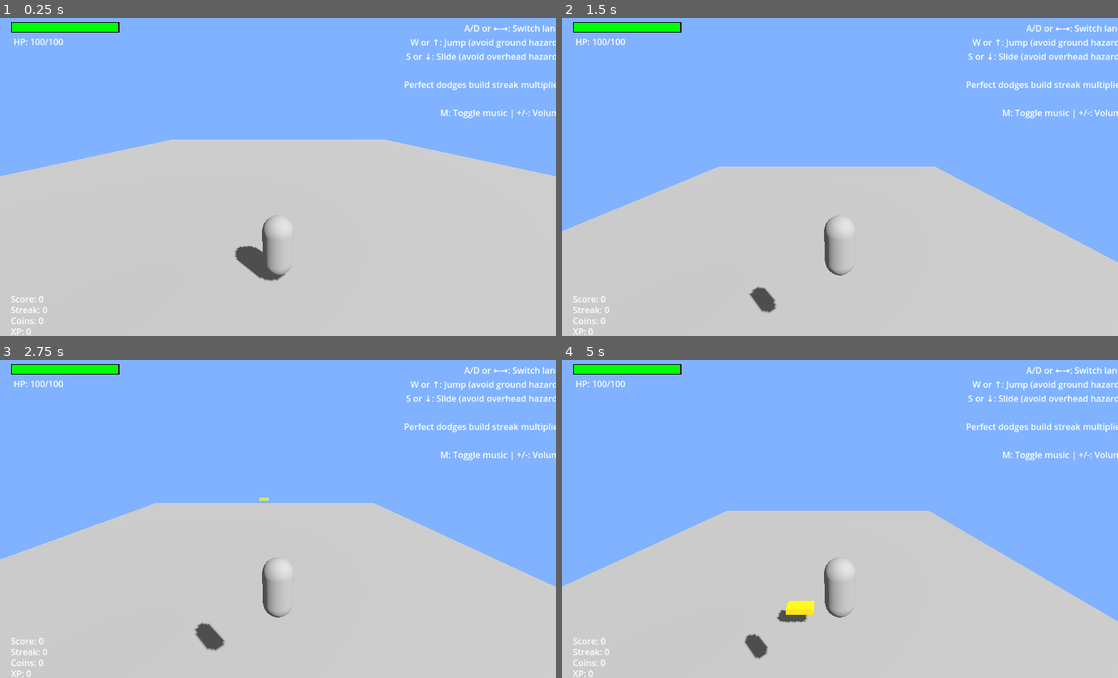
Above: before the commit, frames 1-4 (two rows, left to right).
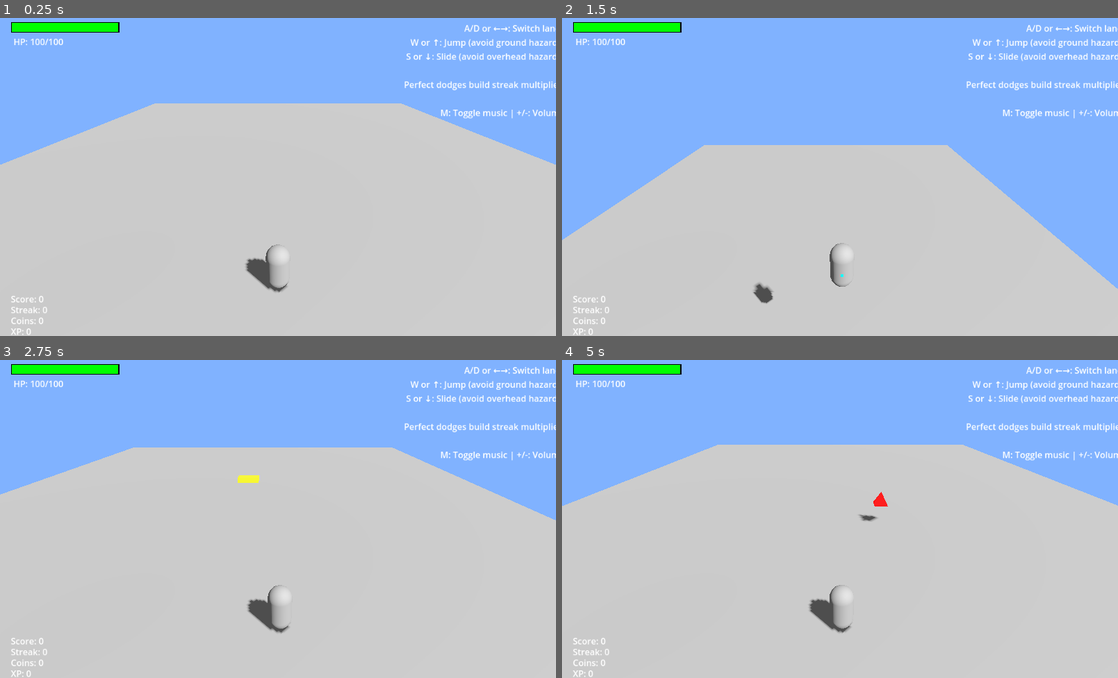
Above: after the commit, the same moments.

Repository: pnixon/godot-endless-runner-3d
Game: Godot game, scene res://Main3D.tscn
The game is run twice, just before and just after one commit, with the same random seed, the same clock (stepped at 60 frames per second) and the same inputs. Sound files missing from this copy of the repository are replaced by a short silence.
Inputs:
- Up to frame 1 (0.25 s): no input
- Up to frame 2 (1.5 s): tap Enter at 0.5 s; hold D (move_right) 0.53-1.28 s; hold Shift (slide) 0.53-1.28 s; tap Space (hop) at 0.77 s; hold S (move_backward) from 1.28 s (still down); tap E (attack) at 1.35 s
- Up to frame 3 (2.75 s): tap Space (hop) at 1.52 s; tap Shift (slide) at 1.55 s; release S (move_backward) at 2.03 s; hold D (move_right) from 2.03 s (still down); hold Shift (slide) from 2.03 s (still down)
- Up to frame 4 (5 s): release D (move_right) at 2.78 s; release Shift (slide) at 2.78 s; hold W (move_forward) 2.78-3.53 s; tap H at 2.85 s; tap Space (hop) at 3.02, 3.77, 4.52 s; tap Shift (slide) at 3.05, 4.55 s; hold Shift (slide) 3.53-4.28 s; hold A (move_left) from 3.53 s (still down); tap T at 3.6 s; tap Y at 4.35 s

The runs differ from the first frame. In frame 1, 10% of the frame differs, in the area x 0-100%, y 26-87%; in frame 2, 5.8%; in frame 3, 20%; in frame 4, 26%, in the area x 0-100%, y 26-95%.

Commit message:
MAJOR: Make gameplay ultra-crunchy and responsive
Camera Improvements:
- Raised camera to (0, 8, 8) for better overview
- Steeper angle (-25°) for more dramatic perspective
- Tighter FOV (65°) for focused action view

Movement Crunchiness:
- INSTANT lateral movement - no lerping, immediate snapping
- Reduced movement cooldown to 0.08s for rapid inputs
- Faster movement speed (35.0) for snappy transitions
- Enhanced visual feedback with screen shake and particles

Jump Physics Overhaul:
- Higher jump velocity (18.0) for more responsive jumps
- Double gravity (2x) for less floaty feel
- Extra falling gravity (1.5x multiplier) for quick landings
- Shorter jump duration (0.5s) for snappier actions

Gameplay Intensity:
- Faster hazard speed (22.0) for intense dodging
- Reduced spawn interval (1.8s) for constant action
- Closer spawn distance (45.0) for immediate threats
- Faster difficulty ramp (every 7s, minimum 0.6s intervals)
- More frequent enemy encounters (12s base, 6s minimum)

Visual Effects:
- Screen shake on movement for tactile feedback
- Particle effects for movement confirmation
- Crunchy sound effect system (framework)
- Enhanced movement feedback system

The game now feels much more responsive and arcade-like!

Diff:
--- a/EnhancedObstacle3D.gd
+++ b/EnhancedObstacle3D.gd
@@ -1,7 +1,7 @@
 extends Area3D
 
-# Movement speed (towards player)
-const SPEED = 15.0
+# Movement speed (towards player) - INCREASED for crunchy gameplay
+const SPEED = 22.0  # Much faster hazards for intense action
 
 # Visual components
 var mesh_instance: MeshInstance3D
--- a/GameManager3D.gd
+++ b/GameManager3D.gd
@@ -27,23 +27,23 @@
 enum GameMode { RUNNER, COMBAT }
 var current_mode = GameMode.RUNNER
 
-# Spawning system
+# Spawning system - CRUNCHY SETTINGS
 var obstacle_spawn_timer = 0.0
-var base_spawn_interval = 2.5  # Slightly slower for 3D
+var base_spawn_interval = 1.8  # Faster spawning for intense action
 var current_spawn_interval = base_spawn_interval
 var difficulty_timer = 0.0
 var distance_traveled = 0.0
 
 # 3D Spawning positions
-const SPAWN_DISTANCE = 50.0  # How far ahead to spawn obstacles
+const SPAWN_DISTANCE = 45.0  # Closer spawn distance for more intense action
 const LANE_POSITIONS = [-3.0, 0.0, 3.0]  # X positions for lanes
 const ROW_POSITIONS = [-8.0, -5.0, -2.0, 1.0]  # Z positions for rows
 
-# Enemy spawning system
+# Enemy spawning system - MORE FREQUENT
 var enemy_spawn_timer = 0.0
-var base_enemy_spawn_interval = 15.0  # Base time between enemy encounters (seconds)
-var min_enemy_spawn_interval = 8.0    # Minimum time between encounters
-var enemy_spawn_distance_threshold = 200.0  # Minimum distance before first enemy
+var base_enemy_spawn_interval = 12.0  # More frequent enemy encounters
+var min_enemy_spawn_interval = 6.0    # Minimum time between encounters
+var enemy_spawn_distance_threshold = 150.0  # Closer distance threshold
 var last_enemy_spawn_distance = 0.0
 
 # Combat system
@@ -200,11 +200,11 @@
 	# Update biome based on distance
 	update_biome()
 
-	# Increase difficulty over time
-	if difficulty_timer >= 10.0:  # Every 10 seconds
-		current_spawn_interval = max(1.0, current_spawn_interval - 0.05)  # Minimum 1 second
+	# Increase difficulty over time - FASTER RAMP UP
+	if difficulty_timer >= 7.0:  # Every 7 seconds (was 10)
+		current_spawn_interval = max(0.6, current_spawn_interval - 0.08)  # Faster decrease, lower minimum
 		difficulty_timer = 0.0
-		print("Difficulty increased! Spawn interval: ", current_spawn_interval)
+		print("CRUNCHY difficulty increased! Spawn interval: ", current_spawn_interval)
 
 	# Spawn regular hazards
 	if obstacle_spawn_timer >= current_spawn_interval:
--- a/Main3D.tscn
+++ b/Main3D.tscn
@@ -54,8 +54,8 @@
 shape = SubResource("BoxShape3D_1")
 
 [node name="Camera3D" type="Camera3D" parent="Player"]
-transform = Transform3D(1, 0, 0, 0, 0.866025, 0.5, 0, -0.5, 0.866025, 0, 3, 5)
-fov = 75.0
+transform = Transform3D(1, 0, 0, 0, 0.766044, 0.642788, 0, -0.642788, 0.766044, 0, 8, 8)
+fov = 65.0
 
 [node name="WorldEnvironment" type="WorldEnvironment" parent="."]
 environment = SubResource("Environment_1")
--- a/Player3D.gd
+++ b/Player3D.gd
@@ -7,10 +7,10 @@
 signal coin_collected
 signal xp_collected
 
-# 3D Movement constants
-const SPEED = 8.0
-const JUMP_VELOCITY = 12.0
-const SLIDE_VELOCITY = -8.0
+# 3D Movement constants - CRUNCHY SETTINGS
+const SPEED = 12.0  # Faster base speed
+const JUMP_VELOCITY = 18.0  # Higher initial jump velocity
+const SLIDE_VELOCITY = -12.0  # Faster slide
 
 # Lane positions (X coordinates)
 const LANE_POSITIONS = [-3.0, 0.0, 3.0]  # Left, Center, Right lanes
@@ -27,11 +27,11 @@
 var is_sliding = false
 var jump_timer = 0.0
 var slide_timer = 0.0
-const JUMP_DURATION = 0.8
-const SLIDE_DURATION = 0.6
-
-# Movement smoothing
-var movement_speed = 15.0
+const JUMP_DURATION = 0.5  # Shorter jump duration for snappier feel
+const SLIDE_DURATION = 0.4  # Shorter slide for snappier feel
+
+# Movement smoothing - CRUNCHY SETTINGS
+var movement_speed = 35.0  # Much faster lateral movement
 var original_y_position = 1.0  # Ground level
 
 # Health system
@@ -40,9 +40,9 @@
 var health_bar: ColorRect
 var health_bg: ColorRect
 
-# Movement cooldown to prevent spam
+# Movement cooldown to prevent spam - REDUCED for crunchiness
 var movement_cooldown = 0.0
-const MOVEMENT_COOLDOWN_TIME = 0.15
+const MOVEMENT_COOLDOWN_TIME = 0.08  # Much shorter cooldown for rapid inputs
 
 # Input buffering for responsive controls
 var input_buffer_time = 0.1  # 100ms buffer window
@@ -60,8 +60,9 @@
 var detection_area: Area3D
 var detection_shape: CollisionShape3D
 
-# Get gravity from the project settings to be synced with RigidBody nodes
-var gravity = ProjectSettings.get_setting("physics/3d/default_gravity")
+# Get gravity from the project settings and enhance it for crunchier jumps
+var gravity = ProjectSettings.get_setting("physics/3d/default_gravity") * 2.0  # Double gravity for less floaty feel
+var jump_gravity_multiplier = 1.5  # Extra gravity when falling from jump
 
 func _ready():
 	add_to_group("player")
@@ -114,14 +115,14 @@
 	# The camera is already set up in the scene, but we can adjust it here
 	var camera = $Camera3D
 	if camera:
-		# Position camera behind and above player for 3D runner view
-		camera.position = Vector3(0, 4, 6)
-		camera.rotation_degrees = Vector3(-15, 0, 0)
-
-		# Adjust FOV for better view
-		camera.fov = 75.0
-
-		print("3D Camera configured for endless runner view")
+		# Position camera much higher and further back for better overview
+		camera.position = Vector3(0, 8, 8)  # Higher up (8 vs 4) and further back
+		camera.rotation_degrees = Vector3(-25, 0, 0)  # Steeper angle (-25 vs -15)
+
+		# Adjust FOV for better view of the action
+		camera.fov = 65.0  # Slightly tighter FOV for more focused view
+
+		print("3D Camera configured: High overview angle for crunchy gameplay")
 
 func _input(event):
 	# Press H to debug health bar
@@ -231,9 +232,10 @@
 	print("========================")
 
 func _physics_process(delta):
-	# Handle gravity
+	# Handle enhanced gravity for crunchy jumps
 	if not is_on_floor():
-		velocity.y -= gravity * delta
+		var gravity_multiplier = jump_gravity_multiplier if velocity.y < 0 else 1.0
+		velocity.y -= gravity * gravity_multiplier * delta
 
 	# Update timers
 	movement_cooldown -= delta
@@ -245,11 +247,13 @@
 
 	# Handle movement input with cooldown
 	if movement_cooldown <= 0:
-		# Handle lane switching (A/D keys) - INSTANT movement
+		# Handle lane switching (A/D keys) - INSTANT SNAP movement
 		if (Input.is_action_just_pressed("move_left") or has_buffered_input("move_left")) and current_lane > 0 and not is_sliding:
 			current_lane -= 1
 			target_x = LANE_POSITIONS[current_lane]
-			print("Moving to lane ", current_lane, " (X: ", target_x, ")")
+			# INSTANT movement - no lerping for crunchiness
+			position.x = target_x
+			print("SNAP to lane ", current_lane, " (X: ", target_x, ")")
 			create_movement_effect("left")
 			movement_cooldown = MOVEMENT_COOLDOWN_TIME
 			clear_buffered_input("move_left")
@@ -257,17 +261,21 @@
 		elif (Input.is_action_just_pressed("move_right") or has_buffered_input("move_right")) and current_lane < 2 and not is_sliding:
 			current_lane += 1
 			target_x = LANE_POSITIONS[current_lane]
-			print("Moving to lane ", current_lane, " (X: ", target_x, ")")
+			# INSTANT movement - no lerping for crunchiness
+			position.x = target_x
+			print("SNAP to lane ", current_lane, " (X: ", target_x, ")")
 			create_movement_effect("right")
 			movement_cooldown = MOVEMENT_COOLDOWN_TIME
 			clear_buffered_input("move_right")
 			moved = true
 
-		# Handle row movement (W/S keys) - INSTANT movement
+		# Handle row movement (W/S keys) - INSTANT SNAP movement
 		elif (Input.is_action_just_pressed("move_forward") or has_buffered_input("move_forward")) and current_row < 3 and not is_sliding:
 			current_row += 1
 			target_z = ROW_POSITIONS[current_row]
-			print("Moving to row ", current_row, " (Z: ", target_z, ")")
+			# INSTANT movement - no lerping for crunchiness
+			position.z = target_z
+			print("SNAP to row ", current_row, " (Z: ", target_z, ")")
 			create_movement_effect("forward")
 			movement_cooldown = MOVEMENT_COOLDOWN_TIME
 			clear_buffered_input("move_forward")
@@ -275,7 +283,9 @@
 		elif (Input.is_action_just_pressed("move_backward") or has_buffered_input("move_backward")) and current_row > 0 and not is_sliding:
 			current_row -= 1
 			target_z = ROW_POSITIONS[current_row]
-			print("Moving to row ", current_row, " (Z: ", target_z, ")")
+			# INSTANT movement - no lerping for crunchiness
+			position.z = target_z
+			print("SNAP to row ", current_row, " (Z: ", target_z, ")")
 			create_movement_effect("backward")
 			movement_cooldown = MOVEMENT_COOLDOWN_TIME
 			clear_buffered_input("move_backward")
@@ -321,9 +331,8 @@
 			is_sliding = false
 			print("Slide ended")
 
-	# Smooth movement to target positions
-	position.x = lerp(position.x, target_x, movement_speed * delta)
-	position.z = lerp(position.z, target_z, movement_speed * delta)
+	# NO SMOOTH MOVEMENT - we do instant snapping for crunchiness!
+	# position.x and position.z are set instantly in the input handling above
 
 	# Regenerate stamina
 	if current_stamina < MAX_STAMINA:
@@ -352,8 +361,74 @@
 			buffered_inputs.erase(action)
 
 func create_movement_effect(direction: String):
-	# Create visual feedback for movement
-	print("Movement effect: ", direction)
+	# Create visual and audio feedback for crunchy movement
+	print("CRUNCHY movement effect: ", direction)
+
+	# Add screen shake effect for crunchiness
+	var camera = $Camera3D
+	if camera:
+		# Quick camera shake
+		var original_pos = camera.position
+		camera.position += Vector3(randf_range(-0.1, 0.1), randf_range(-0.1, 0.1), 0)
+
+		# Return to original position quickly
+		var tween = create_tween()
+		tween.tween_property(camera, "position", original_pos, 0.05)
+
+	# Add particle effect or visual pop
+	create_movement_particles(direction)
+
+	# Play crunchy sound effect
+	play_movement_sound(direction)
+
+func create_movement_particles(direction: String):
+	# Create quick particle burst for movement feedback
+	# For now, just a visual indicator - could add actual particles later
+	var indicator = MeshInstance3D.new()
+	var sphere = SphereMesh.new()
+	sphere.radius = 0.2
+	sphere.height = 0.4
+	indicator.mesh = sphere
+
+	# Create glowing material
+	var material = StandardMaterial3D.new()
+	material.albedo_color = Color.CYAN
+	material.emission_enabled = true
+	material.emission = Color.CYAN * 0.8
+	indicator.material_override = material
+
+	# Position slightly offset from player
+	var offset = Vector3.ZERO
+	match direction:
+		"left": offset = Vector3(-0.5, 0.5, 0)
+		"right": offset = Vector3(0.5, 0.5, 0)
+		"forward": offset = Vector3(0, 0.5, -0.5)
+		"backward": offset = Vector3(0, 0.5, 0.5)
+		"jump": offset = Vector3(0, 1.0, 0)
+		"slide": offset = Vector3(0, 0.2, 0)
+
+	indicator.position = position + offset
+	get_parent().add_child(indicator)
+
+	# Animate and remove
+	var tween = create_tween()
+	tween.parallel().tween_property(indicator, "scale", Vector3.ZERO, 0.3)
+	tween.parallel().tween_property(indicator, "position:y", indicator.position.y + 1, 0.3)
+	tween.tween_callback(indicator.queue_free)
+
+func play_movement_sound(direction: String):
+	# Play different pitched sounds for different movements
+	var pitch = 1.0
+	match direction:
+		"left": pitch = 0.8
+		"right": pitch = 1.2
+		"forward": pitch = 1.1
+		"backward": pitch = 0.9
+		"jump": pitch = 1.5
+		"slide": pitch = 0.6
+
+	# For now just print - could add actual audio later
+	print("CRUNCH sound: ", direction, " at pitch ", pitch)
 
 func update_stamina_bar():
 	if not stamina_bar:
Not shown, changed: TROUBLESHOOTING.md
